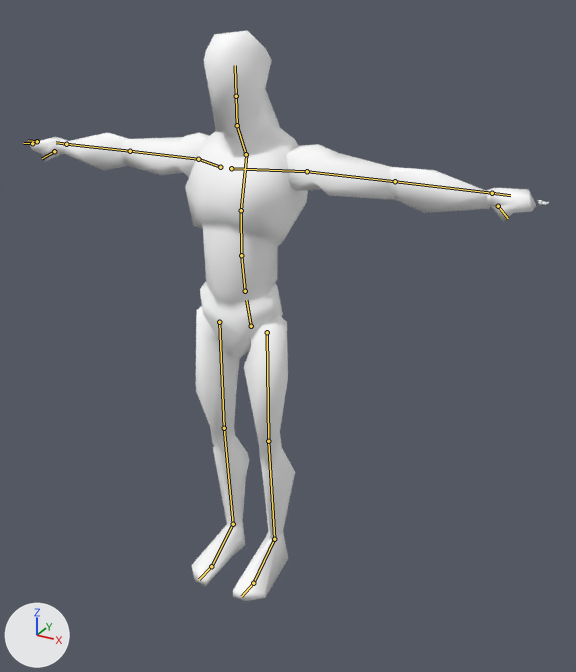
Two versions of the glTF model assets/models/anim_base.glb, one commit apart.
Both versions are drawn from a 50 mm camera at (1.268, -2.008, 1.94) aimed at (0.134, 0.055, 0.908). Lighting does not change. The marker at lower left points along +X, +Y and +Z. The first picture is the older version. The bones that change, and the others that lie on the model, are drawn over the model as lines.

In view in the first picture: 'Mannequin'.
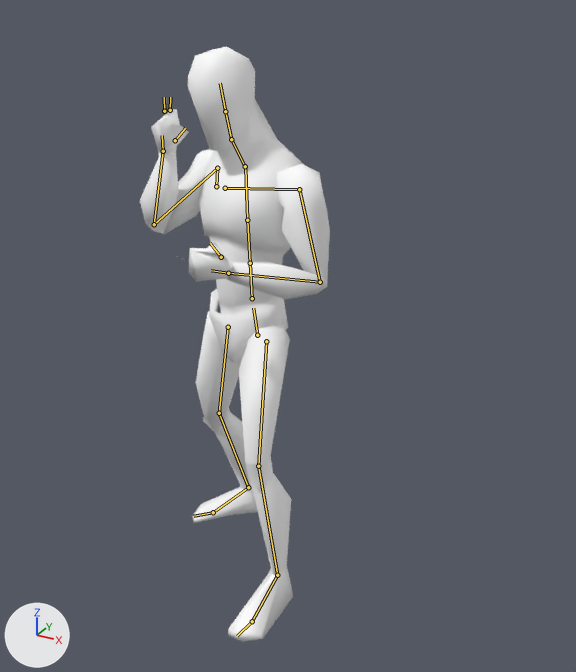
The newer file adds an action. The first version stands in its rest pose; the second is drawn at frame 45 of the action 'Idle_TalkingPhone'.

What changed in the scene script:
```text
Change bone_pelvis:
    where bone_pelvis = bpy.data.objects['Armature'].pose.bones['pelvis']  # child of 'root'
    bone_pelvis.location: (0.0, 0.0, 0.0) -> (0.002, -0.053, -0.025)
    bone_pelvis.rotation_quaternion: (1.0, 0.0, 0.0, 0.0) -> (0.992, -0.041, -0.113, 0.024)  # degrees (0, 0, 0) -> degrees (-5, -13, 3)
Change bone_spine_02:
    where bone_spine_02 = bpy.data.objects['Armature'].pose.bones['spine_02']  # child of 'spine_01'
    bone_spine_02.rotation_quaternion: (1.0, 0.0, 0.0, 0.0) -> (0.997, 0.08, 0.0, 0.004)  # degrees (0, 0, 0) -> degrees (9, 0, 0)
Change bone_spine_03:
    where bone_spine_03 = bpy.data.objects['Armature'].pose.bones['spine_03']  # child of 'spine_02'
    bone_spine_03.rotation_quaternion: (1.0, 0.0, 0.0, 0.0) -> (0.997, 0.08, 0.001, 0.004)  # degrees (0, 0, 0) -> degrees (9, 0, 0)
Change bone_neck_01:
    where bone_neck_01 = bpy.data.objects['Armature'].pose.bones['neck_01']  # child of 'spine_03'
    bone_neck_01.rotation_quaternion: (1.0, 0.0, 0.0, 0.0) -> (0.997, -0.08, -0.001, -0.004)  # degrees (0, 0, 0) -> degrees (-9, 0, 0)
Change bone_head:
    where bone_head = bpy.data.objects['Armature'].pose.bones['head']  # child of 'neck_01'
    bone_head.rotation_quaternion: (1.0, 0.0, 0.0, 0.0) -> (0.993, 0.056, 0.099, 0.015)  # degrees (0, 0, 0) -> degrees (7, 11, 2)
Change bone_clavicle_l:
    where bone_clavicle_l = bpy.data.objects['Armature'].pose.bones['clavicle_l']  # child of 'spine_03'
    bone_clavicle_l.rotation_quaternion: (1.0, 0.0, 0.0, 0.0) -> (0.998, -0.021, -0.006, -0.055)  # degrees (0, 0, 0) -> degrees (-2, -1, -6)
Change bone_upperarm_l:
    where bone_upperarm_l = bpy.data.objects['Armature'].pose.bones['upperarm_l']  # child of 'clavicle_l'
    bone_upperarm_l.rotation_quaternion: (1.0, 0.0, 0.0, 0.0) -> (0.846, 0.154, 0.0, -0.511)  # degrees (0, 0, 0) -> degrees (15, 9, -61)
Change bone_lowerarm_l:
    where bone_lowerarm_l = bpy.data.objects['Armature'].pose.bones['lowerarm_l']  # child of 'upperarm_l'
    bone_lowerarm_l.rotation_quaternion: (1.0, 0.0, 0.0, 0.0) -> (0.609, 0.79, 0.039, -0.055)  # degrees (0, 0, 0) -> degrees (105, 8, 0)
Change bone_hand_l:
    where bone_hand_l = bpy.data.objects['Armature'].pose.bones['hand_l']  # child of 'lowerarm_l'
    bone_hand_l.rotation_quaternion: (1.0, 0.0, 0.0, 0.0) -> (0.927, 0.016, -0.371, -0.059)  # degrees (0, 0, 0) -> degrees (6, -43, -10)
Change bone_clavicle_r:
    where bone_clavicle_r = bpy.data.objects['Armature'].pose.bones['clavicle_r']  # child of 'spine_03'
    bone_clavicle_r.rotation_quaternion: (1.0, 0.0, 0.0, 0.0) -> (0.999, -0.022, 0.005, -0.049)  # degrees (0, 0, 0) -> degrees (-3, 1, -6)
Change bone_upperarm_r:
    where bone_upperarm_r = bpy.data.objects['Armature'].pose.bones['upperarm_r']  # child of 'clavicle_r'
    bone_upperarm_r.rotation_quaternion: (1.0, 0.0, 0.0, 0.0) -> (0.831, 0.48, 0.0, 0.28)  # degrees (0, 0, 0) -> degrees (56, -16, 29)
Change bone_lowerarm_r:
    where bone_lowerarm_r = bpy.data.objects['Armature'].pose.bones['lowerarm_r']  # child of 'upperarm_r'
    bone_lowerarm_r.rotation_quaternion: (1.0, 0.0, 0.0, 0.0) -> (0.375, 0.831, 0.156, -0.381)  # degrees (0, 0, 0) -> degrees (130, 49, -2)
Change bone_hand_r:
    where bone_hand_r = bpy.data.objects['Armature'].pose.bones['hand_r']  # child of 'lowerarm_r'
    bone_hand_r.rotation_quaternion: (1.0, 0.0, 0.0, 0.0) -> (0.956, -0.01, 0.276, -0.1)  # degrees (0, 0, 0) -> degrees (-5, 32, -13)
Change bone_thigh_l:
    where bone_thigh_l = bpy.data.objects['Armature'].pose.bones['thigh_l']  # child of 'pelvis'
    bone_thigh_l.rotation_quaternion: (1.0, 0.0, 0.0, 0.0) -> (0.982, -0.146, 0.0, -0.118)  # degrees (0, 0, 0) -> degrees (-17, -2, -13)
Change bone_calf_l:
    where bone_calf_l = bpy.data.objects['Armature'].pose.bones['calf_l']  # child of 'thigh_l'
    bone_calf_l.rotation_quaternion: (1.0, 0.0, 0.0, 0.0) -> (0.977, 0.183, -0.109, 0.029)  # degrees (0, 0, 0) -> degrees (21, -13, 1)
Change bone_foot_l:
    where bone_foot_l = bpy.data.objects['Armature'].pose.bones['foot_l']  # child of 'calf_l'
    bone_foot_l.rotation_quaternion: (1.0, 0.0, 0.0, 0.0) -> (0.995, 0.021, -0.031, 0.092)  # degrees (0, 0, 0) -> degrees (2, -4, 10)
Change bone_thigh_r:
    where bone_thigh_r = bpy.data.objects['Armature'].pose.bones['thigh_r']  # child of 'pelvis'
    bone_thigh_r.rotation_quaternion: (1.0, 0.0, 0.0, 0.0) -> (0.988, 0.084, 0.0, 0.133)  # degrees (0, 0, 0) -> degrees (10, -1, 15)
Change bone_calf_r:
    where bone_calf_r = bpy.data.objects['Armature'].pose.bones['calf_r']  # child of 'thigh_r'
    bone_calf_r.rotation_quaternion: (1.0, 0.0, 0.0, 0.0) -> (0.925, 0.132, 0.349, -0.076)  # degrees (0, 0, 0) -> degrees (15, 42, -4)
Change bone_foot_r:
    where bone_foot_r = bpy.data.objects['Armature'].pose.bones['foot_r']  # child of 'calf_r'
    bone_foot_r.rotation_quaternion: (1.0, 0.0, 0.0, 0.0) -> (0.981, -0.096, 0.04, -0.166)  # degrees (0, 0, 0) -> degrees (-12, 3, -19)
```

Where the change shows, as pixel boxes [x1, y1, x2, y2] in the pictures (576 x 672 px):
'Mannequin', posed (63% narrower)
    before: [27, 30, 549, 601]
    after: [140, 46, 330, 641]
bone 'pelvis', root to tip
    before: (251, 326) to (246, 300)
    after: (257, 335) to (253, 308)
bone 'spine_02', root to tip
    before: (241, 255) to (241, 210)
    after: (250, 263) to (247, 220)
bone 'spine_03', root to tip
    before: (241, 210) to (246, 155)
    after: (247, 220) to (245, 167)
bone 'neck_01', root to tip
    before: (246, 154) to (237, 125)
    after: (245, 166) to (231, 139)
bone 'head', root to tip
    before: (237, 125) to (236, 96)
    after: (231, 139) to (225, 111)
bone 'clavicle_l', root to tip
    before: (231, 168) to (307, 171)
    after: (225, 188) to (299, 189)
bone 'upperarm_l', root to tip
    before: (307, 171) to (395, 181)
    after: (299, 189) to (320, 282)
bone 'lowerarm_l', root to tip
    before: (395, 181) to (492, 193)
    after: (320, 282) to (228, 273)
bone 'hand_l', root to tip
    before: (492, 193) to (510, 195)
    after: (228, 273) to (211, 270)
bone 'clavicle_r', root to tip
    before: (220, 167) to (198, 159)
    after: (216, 186) to (217, 168)
bone 'upperarm_r', root to tip
    before: (198, 159) to (130, 151)
    after: (217, 168) to (154, 224)
bone 'lowerarm_r', root to tip
    before: (130, 151) to (66, 144)
    after: (154, 224) to (163, 151)
bone 'hand_r', root to tip
    before: (66, 144) to (56, 142)
    after: (163, 151) to (162, 135)
bone 'thigh_l', root to tip
    before: (267, 332) to (268, 441)
    after: (266, 341) to (258, 466)
bone 'calf_l', root to tip
    before: (268, 441) to (274, 539)
    after: (258, 466) to (277, 575)
bone 'foot_l', root to tip
    before: (274, 539) to (253, 583)
    after: (277, 575) to (252, 621)
bone 'thigh_r', root to tip
    before: (219, 322) to (224, 428)
    after: (228, 327) to (219, 413)
bone 'calf_r', root to tip
    before: (224, 428) to (233, 524)
    after: (219, 413) to (248, 487)
bone 'foot_r', root to tip
    before: (233, 524) to (211, 566)
    after: (248, 487) to (213, 512)
